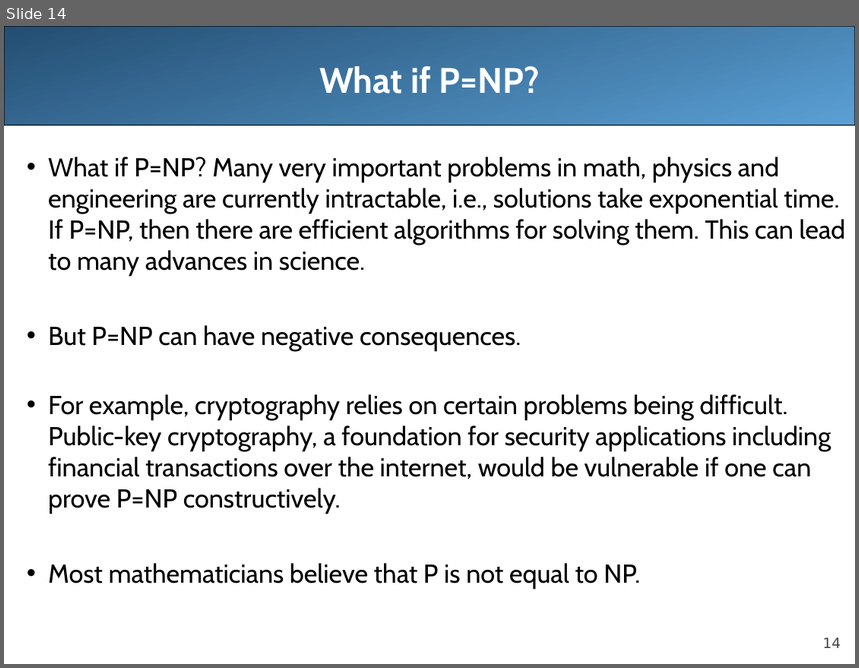
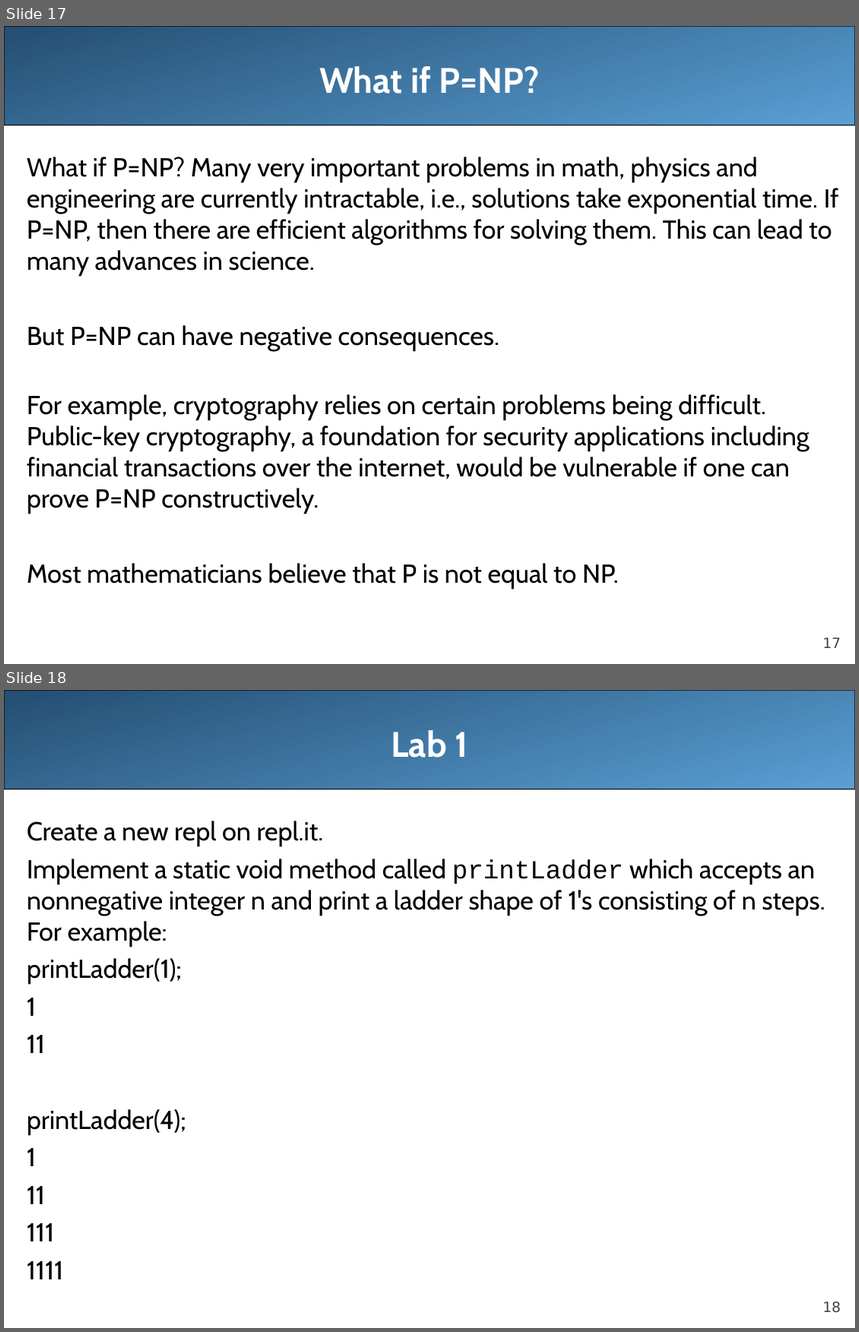
Before and after one commit to LongBaoNguyen/longbaonguyen.github.io, a slide deck: courses/apcsa/lecture12.ppt. Shown one above the other, each under a label of ours: slide 14 before the commit, slides 17 and 18 after it. The pictures are 859x668 and 859x1332 pixels, drawn with LibreOffice and Linux fonts; fonts in the diff are those of the drawing. Boxes give left, top, right and bottom in pixels: in the first picture for what was removed or moved away, otherwise in the second. Text is boxed around its words. In the diff, an @@ line names an element or a change of style, - is before the commit and + after.

```diff
--- a/courses/apcsa/lecture12.ppt
+++ b/courses/apcsa/lecture12.ppt
@@ slide 18 added at (x1=4, y1=690, x2=855, y2=1328), background #FFFFFF; not listed: 2 template elements that a slide beside it also shows @@
@@ title added at (x1=392, y1=730, x2=468, y2=758), 30 pt, text #FFFFFF, bold @@
+Lab 1
@@ text added at (x1=27, y1=821, x2=826, y2=1280), 22 pt, text #000000 @@
+Create a new repl on repl.it.
+Implement a static void method called printLadder which accepts an nonnegative integer n and print a ladder shape of 1's consisting of n steps. For example:
+printLadder(1);
+1
+11
+printLadder(4);
+1
+11
+111
+1111
@@ what was slide 14 is now slide 17 @@
@@ slide 17 changed as well @@
@@ text "What if P=NP? Many very ..." at (x1=27, y1=157, x2=839, y2=590): bullet • to none @@
@@ page number at (x1=823, y1=638, x2=842, y2=648): text changed @@
-14
+17
```
Also in this commit, not shown: 5 other slides changed, 7 other slides added, 2 slides removed, 2 other files.
